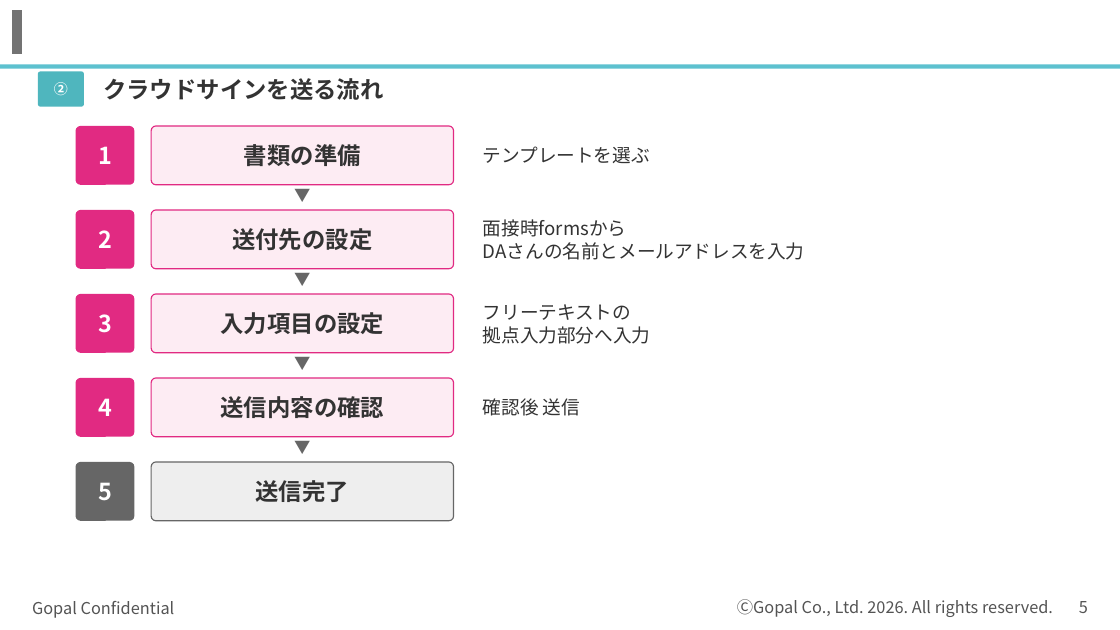
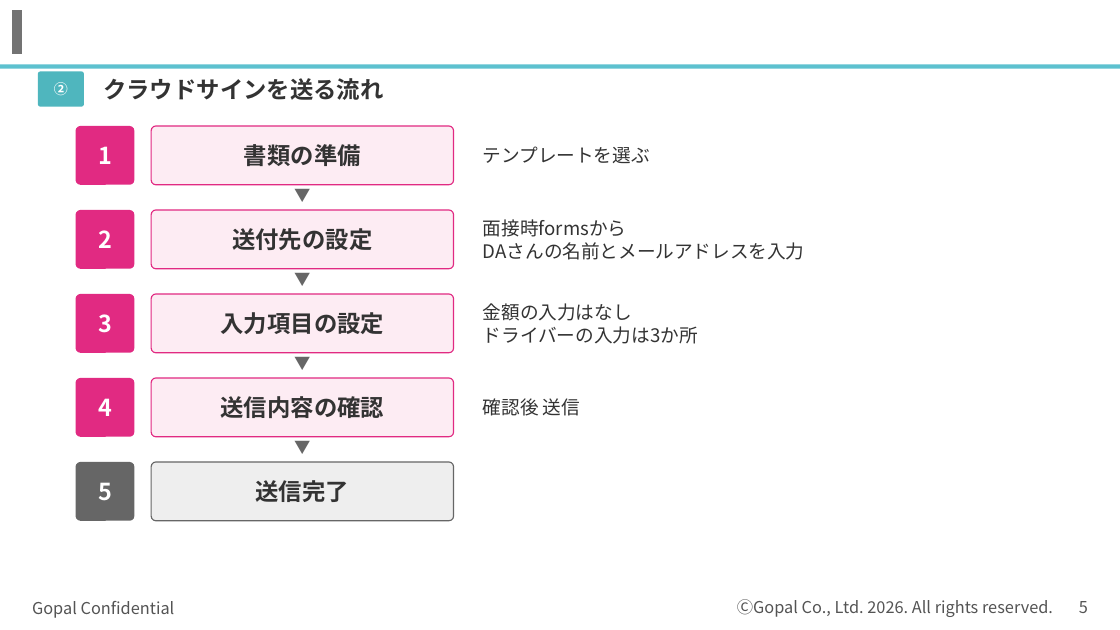
Before and after one commit to kagayugopal-eng/tamu, a slide deck: slide 5 of out/登録の流れ_書類準備まで.pptx. Drawn at 1120x630 pixels with LibreOffice and Linux fonts; fonts in the diff are those of the drawing; background and template pictures are left out. Boxes give left, top, right and bottom in pixels: in the first picture for what was removed or moved away, otherwise in the second. Text is boxed around its words. In the diff, an @@ line names an element or a change of style, - is before the commit and + after.

```diff
--- a/out/登録の流れ_書類準備まで.pptx
+++ b/out/登録の流れ_書類準備まで.pptx
@@ text at <box>483,303,698,344</box>: text changed @@
-フリーテキストの
-拠点入力部分へ入力
+金額の入力はなし
+ドライバーの入力は3か所
```
Also in this commit, not shown: 3 other slides changed, 4 slides added, 3 slides removed.
